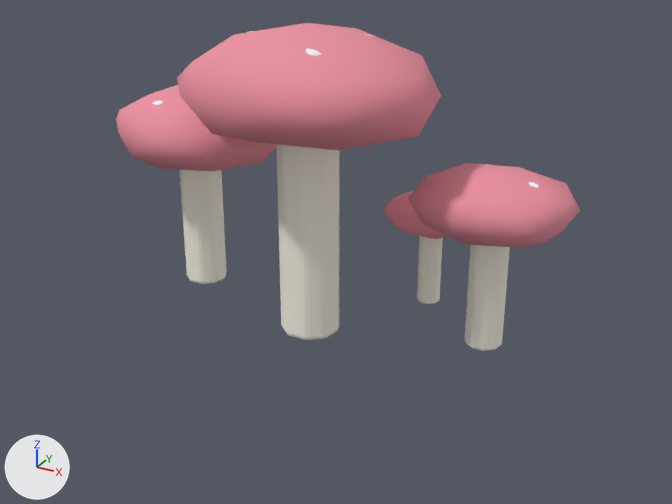
The glTF model assets/northern/northern_mushrooms_red.glb, before and after one commit.
Rendered twice from a 50 mm lens placed at (3.5, -6.17, 3.7), pointed at (0.23, -0.24, 0.73). Lighting does not change. The marker at lower left points along +X, +Y and +Z. The first picture is the older version. Where no turn or scale is listed for an object, it has been applied to the vertices. Vertices at exactly the same position are counted once.

The older version as bpy lines, for what is in view:
```python
me_icosphere_120 = bpy.data.meshes.new('Icosphere.120')
me_icosphere_120.from_pydata(...)  # 1176 vertices, 2272 faces; spans x -0.81..3.31, y -1.21..0.92, z -1.43..1.08
# faces by material slot: [320, 960, 992]
me_icosphere_120.materials.append(mat_mrn_mushroom)  # pink #eb90a0
me_icosphere_120.materials.append(mat_mrn_snow)  # white #f1f9fd
me_icosphere_120.materials.append(mat_mrn_cream)  # white #f8f5e7
ob_northern_mushrooms_red_001 = bpy.data.objects.new('northern_mushrooms_red.001', me_icosphere_120)
ob_northern_mushrooms_red_001.location = (-1.35, 0.15, 1.426)
```
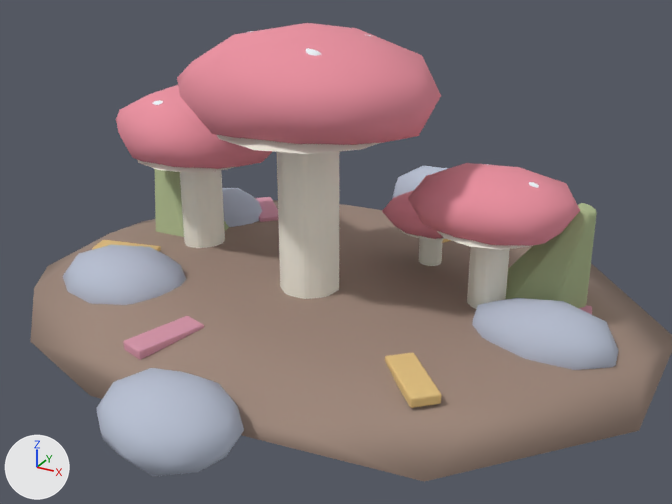
Where the newer file only moved an object's origin or applied its transform, the numbers keep the older frame.

The change, as JSON lines over the scene's bpy script:
```json
{"op": "add", "block": "mat_mrn_earth", "code": ["mat_mrn_earth = principled_material('MRN_earth')", "mat_mrn_earth.base_color = (0.35, 0.25, 0.2)  # beige #a0897c", "mat_mrn_earth.roughness = 0.88"]}
{"op": "add", "block": "mat_mrn_moss", "code": ["mat_mrn_moss = principled_material('MRN_moss')", "mat_mrn_moss.base_color = (0.42, 0.5, 0.27)  # greyish green #adbc8e", "mat_mrn_moss.roughness = 0.88"]}
{"op": "add", "block": "mat_mrn_leaf_rose", "code": ["mat_mrn_leaf_rose = principled_material('MRN_leaf_rose')", "mat_mrn_leaf_rose.base_color = (0.7, 0.32, 0.42)  # pink #da99ad", "mat_mrn_leaf_rose.roughness = 0.88"]}
{"op": "add", "block": "mat_mrn_leaf_gold", "code": ["mat_mrn_leaf_gold = principled_material('MRN_leaf_gold')", "mat_mrn_leaf_gold.base_color = (0.78, 0.55, 0.22)  # beige #e5c481", "mat_mrn_leaf_gold.roughness = 0.88"]}
{"op": "add", "block": "mat_mrn_stone", "code": ["mat_mrn_stone = principled_material('MRN_stone')", "mat_mrn_stone.base_color = (0.48, 0.53, 0.65)  # pale blue #b8c0d3", "mat_mrn_stone.roughness = 0.88"]}
{"block": "me_icosphere_120", "where": "# used by ob_northern_mushrooms_red_001; location = (-1.35, 0.15, 1.426)"}
{"op": "remove", "block": "me_icosphere_120", "code": "me_icosphere_120.from_pydata(...)  # 1176 vertices, 2272 faces; spans x -0.81..3.31, y -1.21..0.92, z -1.43..1.08"}
{"op": "add", "block": "me_icosphere_120", "code": "me_icosphere_120.from_pydata(...)  # 2152 vertices, 4152 faces; spans x -1.19..4.11, y -2.83..2.37, z -1.55..1.08"}
{"block": "me_icosphere_120", "change": "me_icosphere_120 part 1: 976 vertices added at x -1.19..4.11, y -2.83..2.37, z -1.55..0.56"}
{"op": "add", "block": "me_icosphere_120", "code": "me_icosphere_120.materials.append(mat_mrn_stone)  # pale blue #b8c0d3"}
{"op": "add", "block": "me_icosphere_120", "code": "me_icosphere_120.materials.append(mat_mrn_moss)  # greyish green #adbc8e"}
{"op": "add", "block": "me_icosphere_120", "code": "me_icosphere_120.materials.append(mat_mrn_earth)  # beige #a0897c"}
{"op": "add", "block": "me_icosphere_120", "code": "me_icosphere_120.materials.append(mat_mrn_leaf_rose)  # pink #da99ad"}
{"op": "add", "block": "me_icosphere_120", "code": "me_icosphere_120.materials.append(mat_mrn_leaf_gold)  # beige #e5c481"}
```

Where the change shows, as pixel boxes [x1, y1, x2, y2] in the pictures (672 x 504 px):
```json
{"object": "northern_mushrooms_red.001", "change": "reshaped", "before": [116, 23, 580, 351], "after": [31, 23, 672, 482]}
{"part": 1, "of": "me_icosphere_120", "change": "added", "after": [31, 135, 672, 482]}
```
